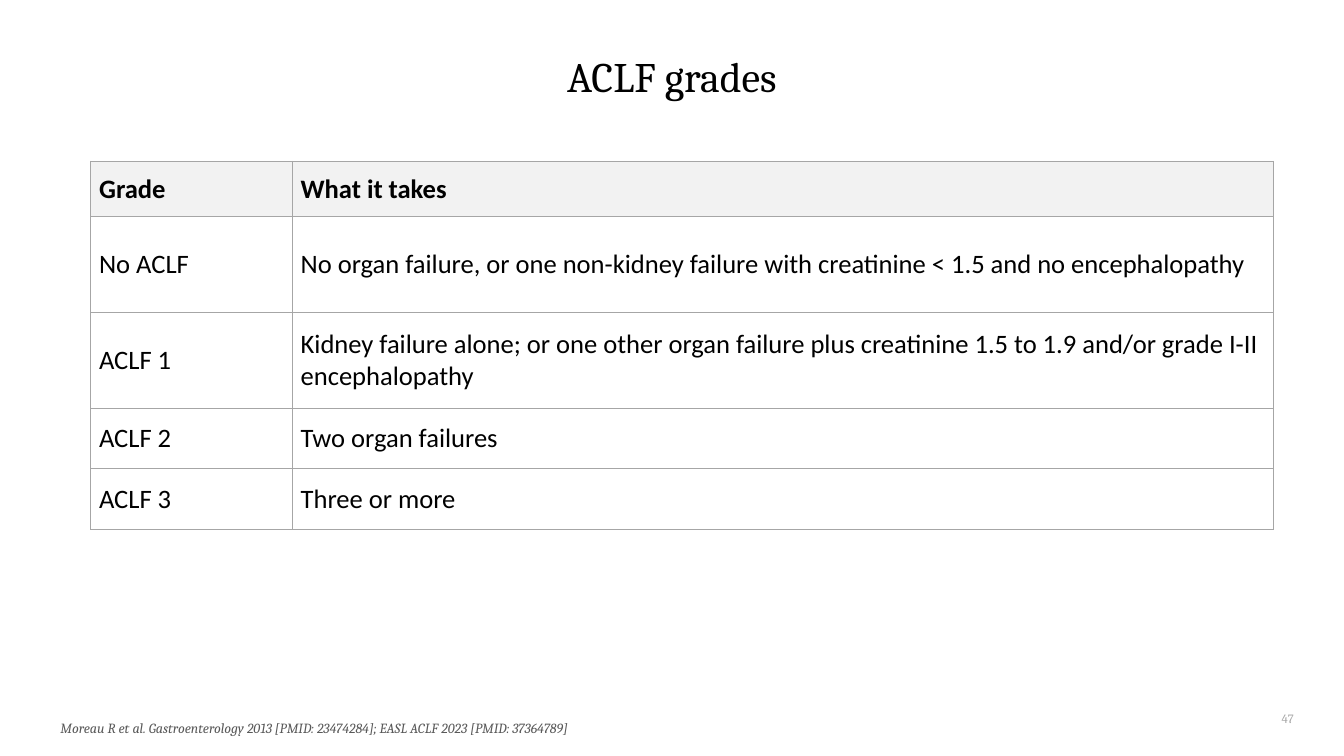
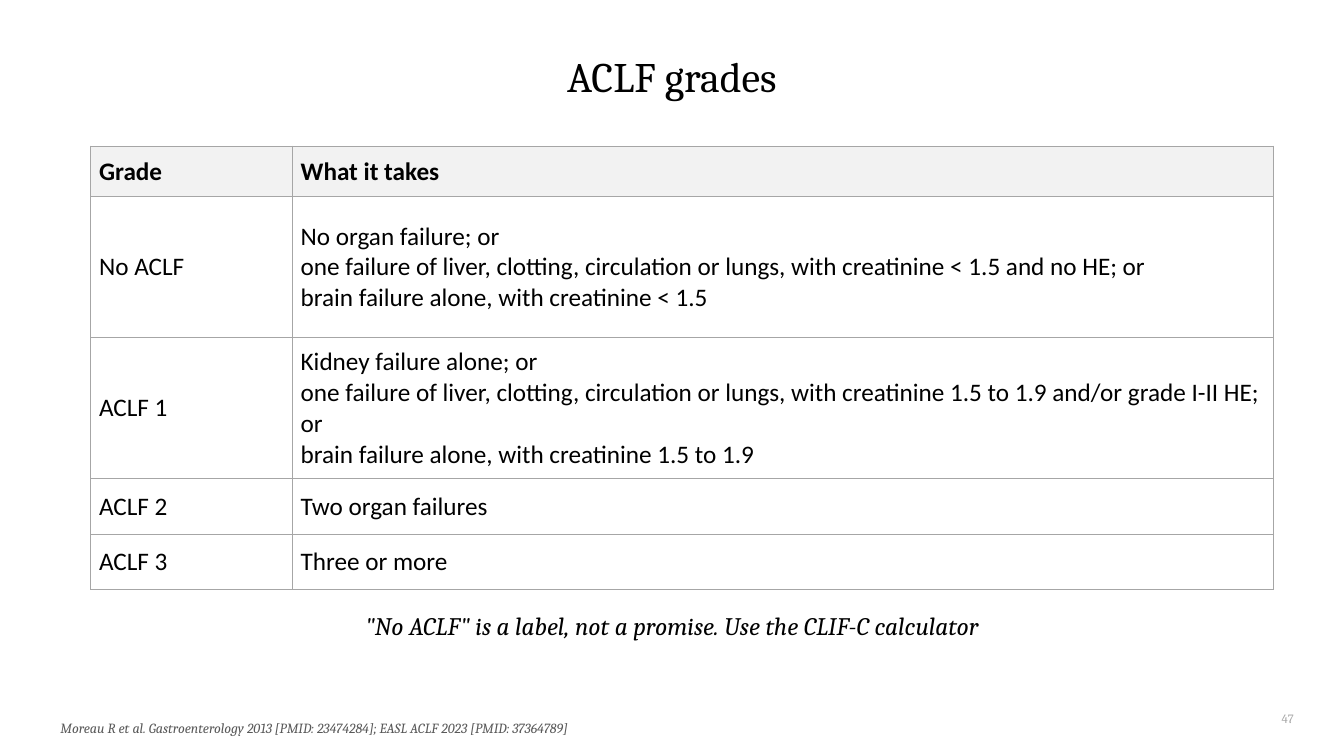
Before and after one commit to qaddodi/mohammad-almeqdadi-lectures, a slide deck: slide 47 of lectures/acute-liver-failure-aclf-in-icu/ALF and ACLF in the ICU.pptx. Drawn at 1344x756 pixels with LibreOffice and Linux fonts; fonts in the diff are those of the drawing. Boxes give left, top, right and bottom in pixels: in the first picture for what was removed or moved away, otherwise in the second. Text is boxed around its words. In the diff, an @@ line names an element or a change of style, - is before the commit and + after.

```diff
--- a/lectures/acute-liver-failure-aclf-in-icu/ALF and ACLF in the ICU.pptx
+++ b/lectures/acute-liver-failure-aclf-in-icu/ALF and ACLF in the ICU.pptx
@@ table at <box>91,146,1273,574</box> @@
-row 2, column 2: No organ failure, or one non-kidney failure with creatinine < 1.5 and no encephalopathy
+row 2, column 2: No organ failure; or / one failure of liver, clotting, circulation or lungs, with creatinine < 1.5 and no HE; or / brain failure alone, with creatinine < 1.5
-row 3, column 2: Kidney failure alone; or one other organ failure plus creatinine 1.5 to 1.9 and/or grade I-II encephalopathy
+row 3, column 2: Kidney failure alone; or / one failure of liver, clotting, circulation or lungs, with creatinine 1.5 to 1.9 and/or grade I-II HE; or / brain failure alone, with creatinine 1.5 to 1.9
@@ size 19 to 18 pt in "Grade", "What it takes", "No ACLF", "ACLF 1" and 4 more places @@
@@ table: place and size @@
-table at <box>91,161,1273,513</box>
+table at <box>91,146,1273,574</box>
@@ text added at <box>365,617,979,641</box>, 18 pt, text #000000, italic @@
+"No ACLF" is a label, not a promise. Use the CLIF-C calculator
```
Also in this commit, not shown: 33 other slides changed, 5 slides added, 1 slide removed, 2 other files.
